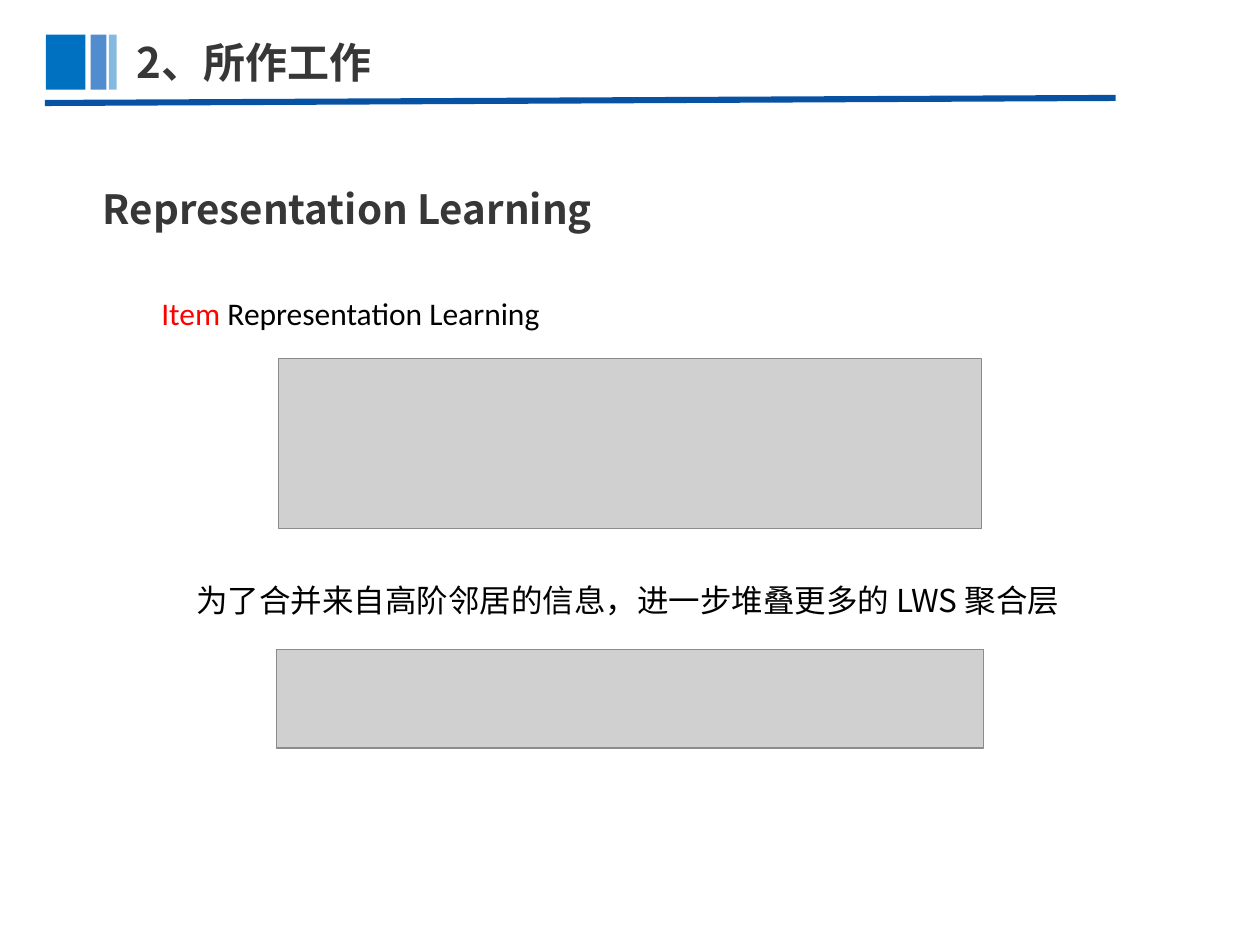
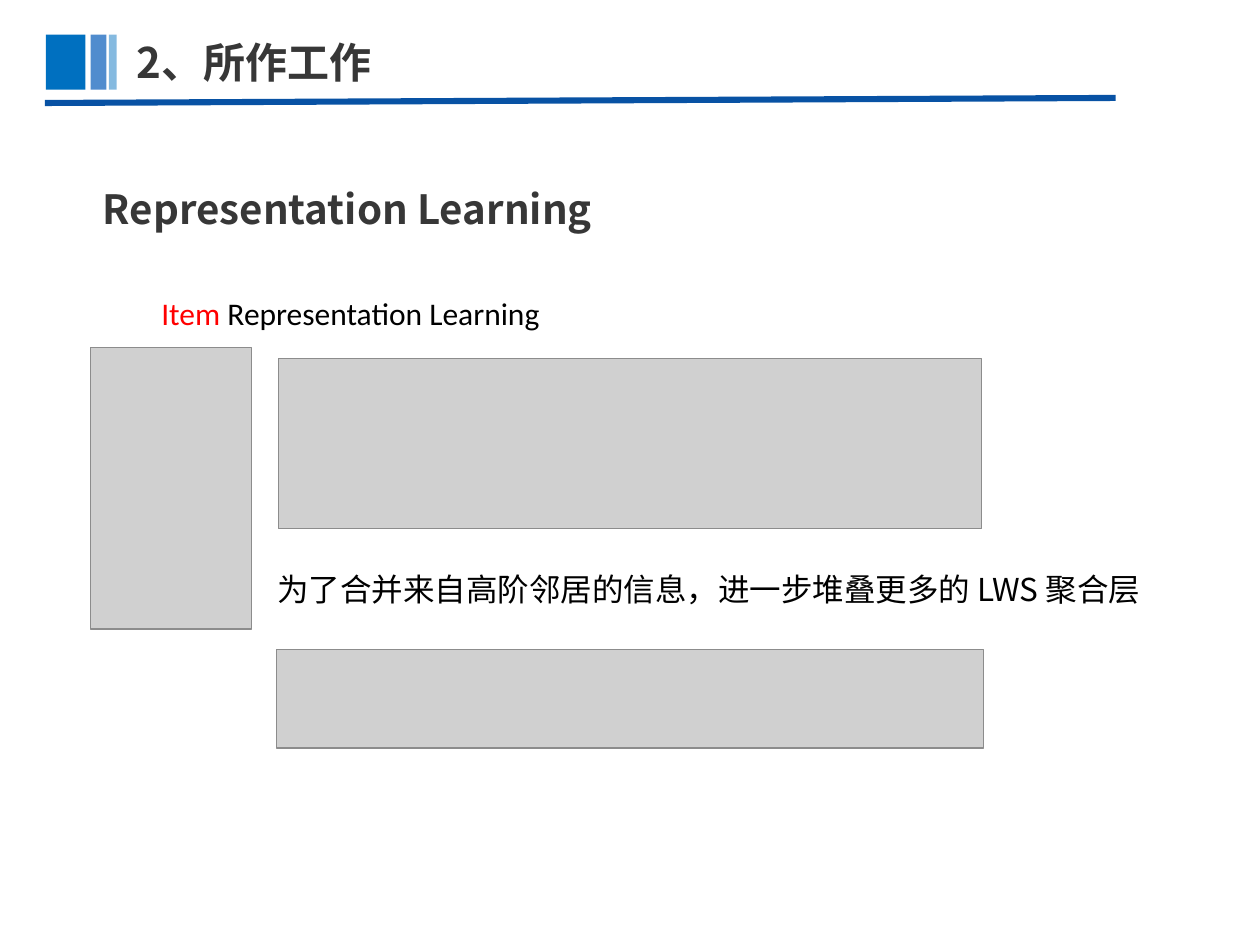
Before and after one commit to AzureSX/Paper, a slide deck: slide 19 of Knowledge Graph For Recommendation/VRKG4Rec/VRKG4Rec.pptx. Drawn at 1260x945 pixels with LibreOffice and Linux fonts; fonts in the diff are those of the drawing; grey boxes stand for pictures. Boxes give left, top, right and bottom in pixels: in the first picture for what was removed or moved away, otherwise in the second. Text is boxed around its words. In the diff, an @@ line names an element or a change of style, - is before the commit and + after.

```diff
--- a/Knowledge Graph For Recommendation/VRKG4Rec/VRKG4Rec.pptx
+++ b/Knowledge Graph For Recommendation/VRKG4Rec/VRKG4Rec.pptx
@@ picture added at bbox=[91, 348, 251, 629] @@
@@ text "为了合并来自高阶邻居的信息，进一步堆叠更多的 LWS 聚合层": place and size @@
-text "为了合并来自高阶邻居的信息，进一步堆叠更多的 LWS 聚合层" at bbox=[196, 585, 1059, 615]
+text "为了合并来自高阶邻居的信息，进一步堆叠更多的 LWS 聚合层" at bbox=[277, 574, 1140, 604]
```
Also in this commit, not shown: 5 other slides changed, 2 other files.
